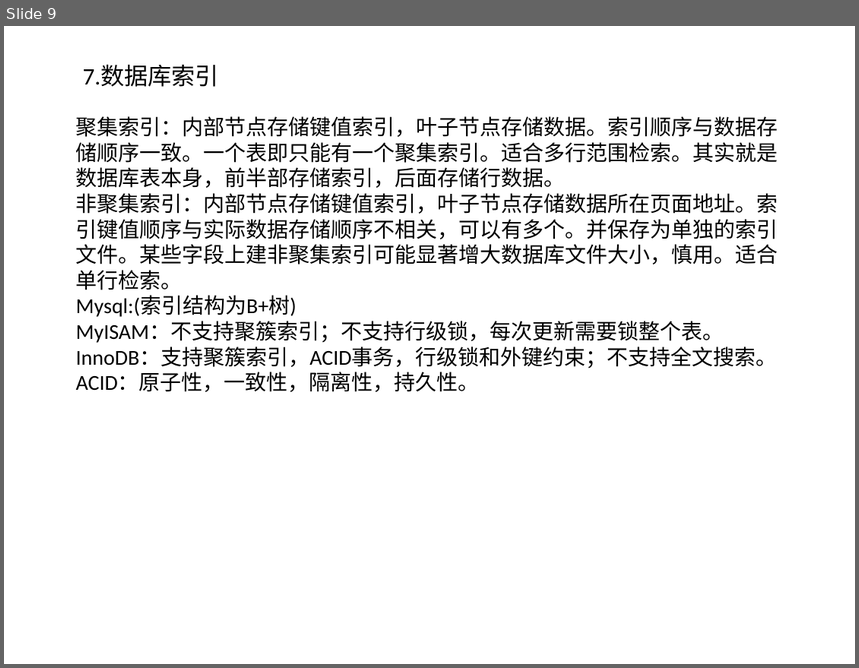
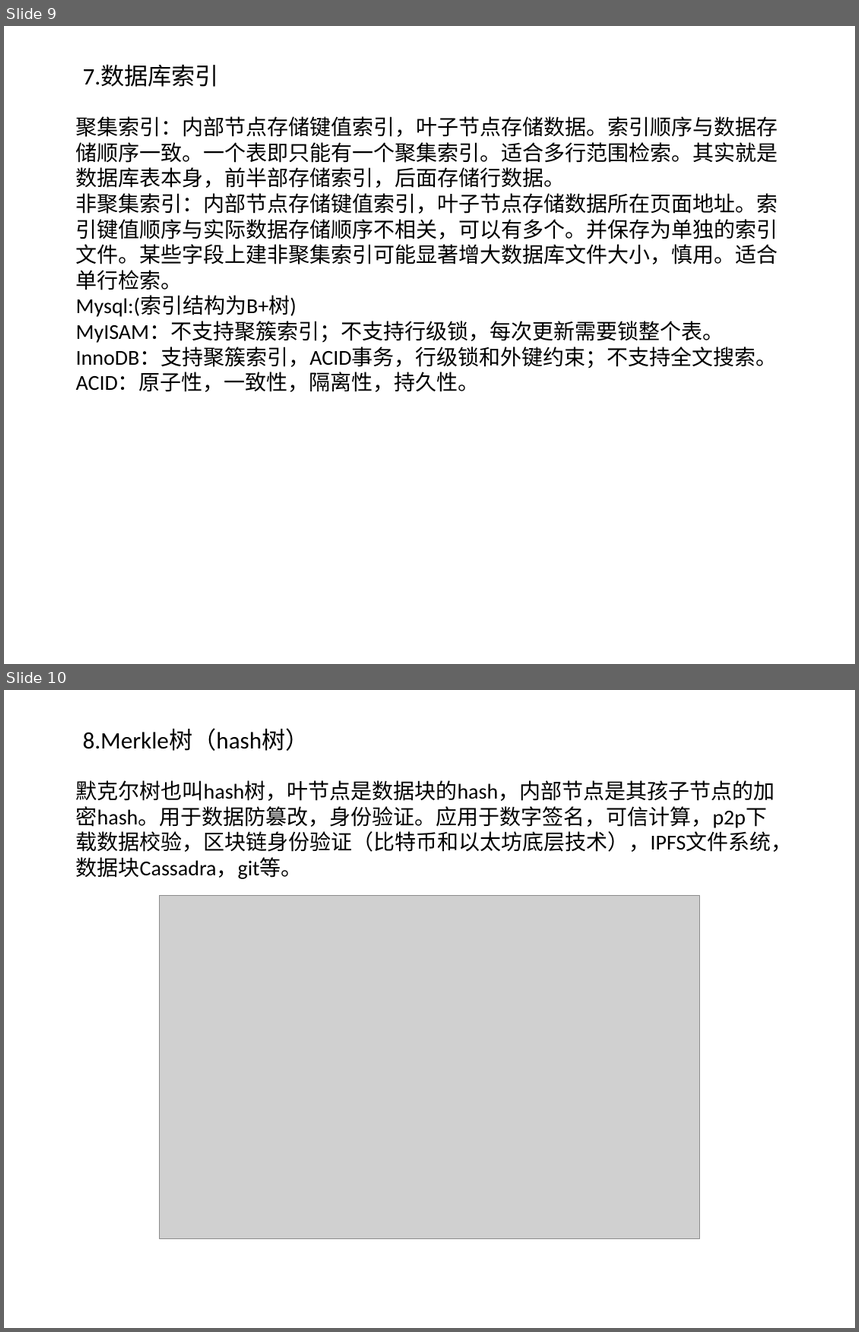
Before and after one commit to willkk/go, a slide deck: algos_summary.pptx. Shown one above the other, each under a label of ours: slide 9 before the commit, slides 9 and 10 after it. The pictures are 859x668 and 859x1332 pixels, drawn with LibreOffice and Linux fonts; fonts in the diff are those of the drawing; grey boxes stand for pictures. Boxes give left, top, right and bottom in pixels: in the first picture for what was removed or moved away, otherwise in the second. Text is boxed around its words. In the diff, an @@ line names an element or a change of style, - is before the commit and + after.

```diff
--- a/algos_summary.pptx
+++ b/algos_summary.pptx
@@ slide 10 added at (x1=4, y1=690, x2=855, y2=1328), background #FFFFFF @@
@@ text added at (x1=83, y1=729, x2=310, y2=751), 20 pt, text #000000 @@
+8.Merkle树（hash树）
@@ text added at (x1=76, y1=780, x2=793, y2=879), 18 pt, text #000000 @@
+默克尔树也叫hash树，叶节点是数据块的hash，内部节点是其孩子节点的加密hash。用于数据防篡改，身份验证。应用于数字签名，可信计算，p2p下载数据校验，区块链身份验证（比特币和以太坊底层技术），IPFS文件系统，数据块Cassadra，git等。
@@ picture added at (x1=160, y1=895, x2=700, y2=1239) @@
```
Also in this commit, not shown: 3 slides changed, 1 other file.
